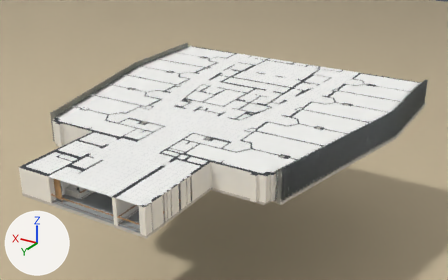
Two versions of the Blender file downloads/icu.blend, one commit apart.
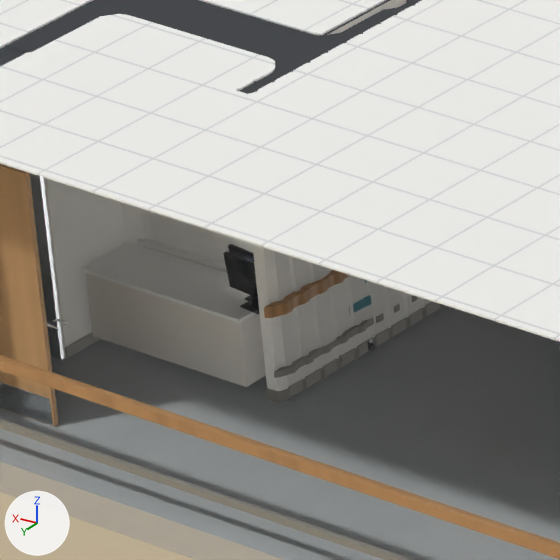
Each version is shown whole from a camera (50 mm lens) standing at (-15.3, 79.5, 29.3) and looking at (20.9, 19.1, -0.9), then close up on the part from 13% to 24% of the width and 59% to 76% of the height. Every picture has the same lights, and +X, +Y and +Z are marked at lower left. The last two pictures show the newer version.

Objects in the first close-up: 'bumper', 'ceiling_grid', 'door_leaves', 'floor_vinyl', 'ground', 'handrails', 'joinery_cabinets', 'joinery_tops', 'obs_chair_34', 'obs_ws_33', 'obs_ws_34', 'slab', 'wall_caps', 'walls' and 2 more.
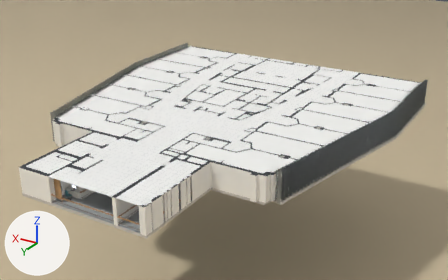
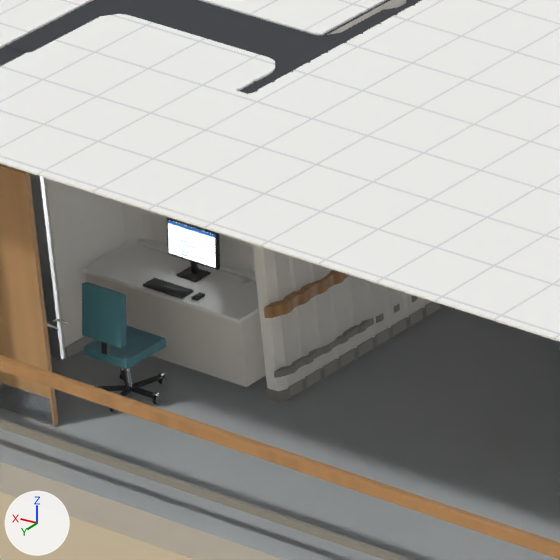
Where the change shows, as pixel boxes [x1, y1, x2, y2] in the close-ups (560 x 560 px; the box of a moved part takes in the faces that stretch with it):
'obs_chair_34', moved, turned (mostly hidden before): before [339, 280, 375, 361]; after [82, 282, 167, 413]
'obs_ws_34', reshaped, moved, turned: before [223, 251, 260, 314]; after [143, 217, 220, 301]
'obs_ws_33', deleted: before [228, 244, 254, 301]
part 1 of me_kit_workstation_001, moved or reshaped: before [251, 295, 259, 307]; after [190, 261, 198, 274]

What changed in the scene script:
```text
Change me_kit_workstation_001:
    where me_kit_workstation_001.from_pydata(...)  # 48 vertices, 36 faces; spans x -0.28..0.35, y -0.29..0.17, z 0.0..0.45
    used by ob_obs_ws_34; location = (24.45, 40.5, 0.75); rotation_euler = (0.0, 0.0, -0.0939), in degrees (0, 0, -5.4)
    before: 12 (-0.025, 0.085, 0.2), 13 (0.025, 0.085, 0.2), 14 (-0.025, 0.115, 0.2) at pixel (254, 287), 15 (0.025, 0.115, 0.2) at pixel (249, 286)
    me_kit_workstation_001 part 1
    add for i in [*range(12, 16)]: me_kit_workstation_001.vertices[i].co += Vector((0.0, 0.0, -0.05))
Remove ob_obs_ws_33:
    ob_obs_ws_33 = bpy.data.objects.new('obs_ws_33', me_kit_workstation_001)
    ob_obs_ws_33.location = (24.51, 40.38, 0.75)
    ob_obs_ws_33.rotation_euler = (0.0, 0.0, -0.0972)  # degrees (0, 0, -5.6)
Change ob_obs_ws_34:
    ob_obs_ws_34.location: (24.45, 40.5, 0.75) -> (25.32, 40.51, 0.75)
    ob_obs_ws_34.rotation_euler: (0.0, 0.0, -0.0939) -> (0.0, 0.0, 3.142)  # degrees (0, 0, -5.4) -> degrees (0, 0, 180)
Change ob_obs_chair_34:
    ob_obs_chair_34.location: (24.39, 39.8, 0.0) -> (25.32, 41.28, 0.0)
    ob_obs_chair_34.rotation_euler: (0.0, 0.0, -0.0939) -> (0.0, 0.0, 3.142)  # degrees (0, 0, -5.4) -> degrees (0, 0, 180)
```
